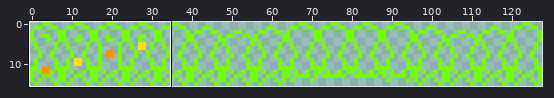
Sprite sheet -- sprites/friendlies/friendly-bug-1.png. Above: a wide view before the commit, with the close-up outlined.
Close-up. As it was:
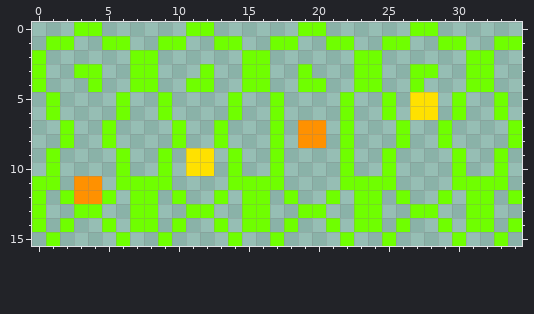
The file is 256x32 pixels, drawn in blocks of 2x2; one block is one cell here. Shown: x 0..34, y 0..15.
After the commit:
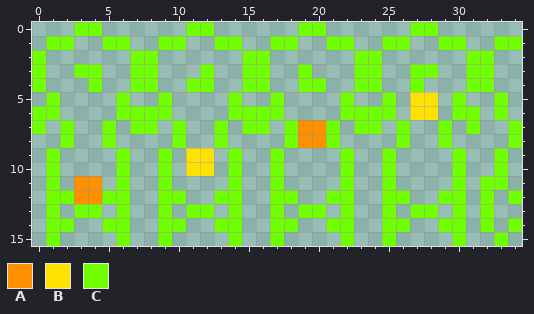
Palette (. is transparent): A #ff9100  B #ffe100  C #6fff00
The exact change:
The edit adds colour C in row 6 at x 0, 7 to 8, 15 to 16, 23 to 24 and 31; in row 7 at x 0, 7 to 8, 15 to 16, 18, 21, 23 to 24 and 31; in row 8 at x 18 and 21; in rows 12 to 14 at x 1, 6, 9, 14, 17, 22, 25 and 30.
Colour C is gone in rows 7 to 8 at x 17 and 22; in rows 11 to 14 at x 0, 7 to 8, 15 to 16, 23 to 24 and 31.
Where, in picture pixels (left, top, right, bottom), the same in both close-ups:
changed: (32, 106, 60, 232)
changed: (116, 106, 396, 232)
changed: (452, 106, 480, 232)
